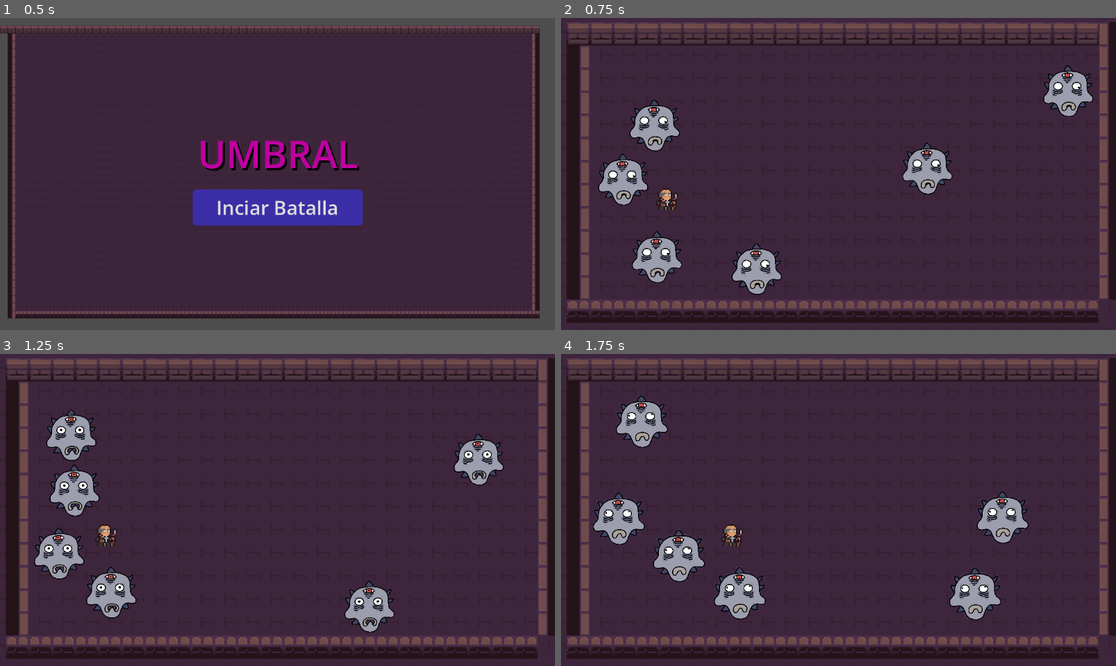
Above: before the commit, frames 1-4 (two rows, left to right).
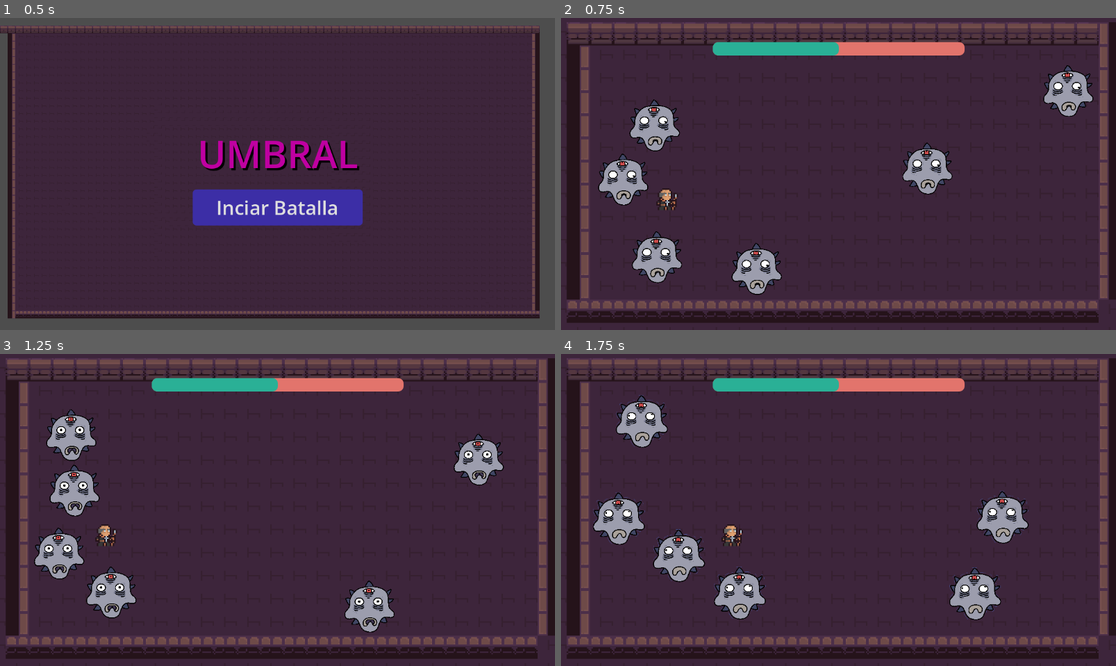
Above: after the commit, the same moments.

Repository: ElianaCepeda/Umbral
Game: Godot game, scene res://scenes/main_menu.tscn
Two runs of this game, one before a commit and one after it. Both use one fixed random seed, a clock stepped at 60 frames per second and the inputs below.
Inputs:
- Up to frame 1 (0.5 s): no input
- Up to frame 2 (0.75 s): click "Inciar Batalla" at 0.5 s
- Up to frame 3 (1.25 s): no input
- Up to frame 4 (1.75 s): hold D (move_right) from 1.28 s (still down)

Frame 1 is identical in both runs. In frame 2, 2.0% of the frame differs, in the area x 27-73%, y 7-13%; in frame 3, 2.0%; in frame 4, 2.0%.

Commit message:
Barra de conciencia

Diff:
--- a/scenes/player.tscn
+++ b/scenes/player.tscn
@@ -28,6 +28,22 @@
 [sub_resource type="RectangleShape2D" id="RectangleShape2D_121kc"]
 size = Vector2(15, 15)
 
+[sub_resource type="StyleBoxFlat" id="StyleBoxFlat_g2els"]
+bg_color = Color(0.88575643, 0.45362788, 0.42540243, 1)
+corner_radius_top_left = 12
+corner_radius_top_right = 12
+corner_radius_bottom_right = 12
+corner_radius_bottom_left = 12
+
+[sub_resource type="StyleBoxFlat" id="StyleBoxFlat_qhqgy"]
+bg_color = Color(0.16642791, 0.6923337, 0.58923954, 1)
+corner_radius_top_left = 12
+corner_radius_top_right = 12
+corner_radius_bottom_right = 12
+corner_radius_bottom_left = 12
+
+[sub_resource type="GradientTexture1D" id="GradientTexture1D_dqkch"]
+
 [node name="CharacterBody2D" type="CharacterBody2D" unique_id=1786594462 groups=["jugador"]]
 collision_layer = 9
 collision_mask = 9
@@ -48,3 +64,32 @@
 
 [node name="bullet_pos" type="Node2D" parent="." unique_id=655178492]
 position = Vector2(9, 0)
+
+[node name="HUD" type="CanvasLayer" parent="." unique_id=589603040]
+
+[node name="ConsciousnessBar" type="ProgressBar" parent="HUD" unique_id=876025860]
+anchors_preset = 5
+anchor_left = 0.5
+anchor_right = 0.5
+offset_left = -261.5
+offset_top = 50.0
+offset_right = 261.5
+offset_bottom = 78.0
+grow_horizontal = 2
+size_flags_horizontal = 6
+theme_override_styles/background = SubResource("StyleBoxFlat_g2els")
+theme_override_styles/fill = SubResource("StyleBoxFlat_qhqgy")
+value = 50.0
+show_percentage = false
+
+[node name="TextureProgressBar" type="TextureProgressBar" parent="HUD" unique_id=1590434535]
+visible = false
+anchors_preset = 5
+anchor_left = 0.5
+anchor_right = 0.5
+offset_left = -250.5
+offset_top = 40.0
+offset_right = 250.5
+offset_bottom = 97.0
+grow_horizontal = 2
+texture_under = SubResource("GradientTexture1D_dqkch")
--- a/scripts/bullet.gd
+++ b/scripts/bullet.gd
@@ -1,6 +1,7 @@
 extends CharacterBody2D
 
 @export var speed = 800
+@export var danio = 15
 var direction = Vector2.ZERO # Esta variable la llenará el jugador
 
 func _physics_process(delta):
@@ -10,6 +11,6 @@
 
 		# Comprobamos si el objeto tiene la función de recibir daño
 		if objeto_tocado.has_method("recibir_danio"):
-			objeto_tocado.recibir_danio(1)
+			objeto_tocado.recibir_danio(danio)
 
 		queue_free() # La bala desaparece al chocarsd
--- a/scripts/enemy/insomnia.gd
+++ b/scripts/enemy/insomnia.gd
@@ -3,6 +3,7 @@
 @export var speed = 150
 @export var bullet_scene = preload("res://scenes/bulletenemy.tscn")
 @export var salud = 3
+@export var puntos = 10
 
 var direccion_movimiento = Vector2.ZERO
 var player = null
@@ -63,6 +64,8 @@
 	modulate = Color.WHITE
 
 	if salud <= 0:
+		if is_instance_valid(player):
+			player.increase_consciousness(puntos)
 		morir()
 
 func morir():
--- a/scripts/player.gd
+++ b/scripts/player.gd
@@ -1,18 +1,35 @@
 extends CharacterBody2D
 
-@export var speed = 100
-@export var health = 5
+@export var speed: int = 100
+@export var consciousness: int = 50
 @onready var shoot_timer = $ShootTimer
 @onready var shoot_position = $bullet_pos
+@onready var consciousness_bar = $HUD/ConsciousnessBar
+
 var bullet= preload("res://scenes/bullet.tscn")
+
+func _ready():
+	consciousness_bar.value = consciousness
+
 func recibir_danio(cantidad):
-	health -= cantidad
+	consciousness -= cantidad
+	update_bar()
+
 	modulate = Color.RED
 	await get_tree().create_timer(0.1).timeout
 	modulate = Color.WHITE
 
-	if health <= 0:
+	if consciousness <= 0:
 		morir()
+
+func increase_consciousness(amount):
+	consciousness += amount
+	if consciousness > 100:
+		consciousness = 100
+	update_bar()
+
+func update_bar():
+	consciousness_bar.value = consciousness
 
 func morir():
 	queue_free()
